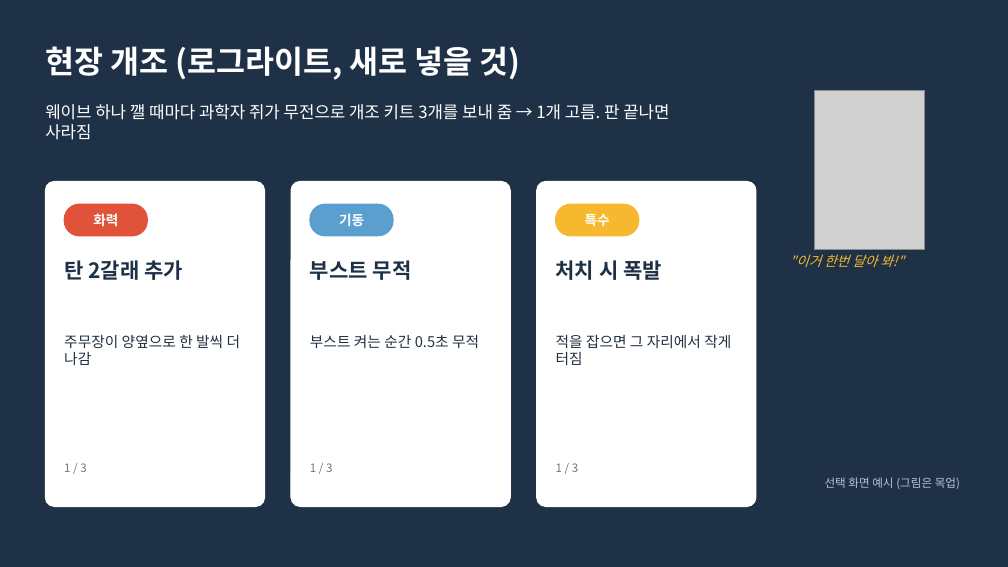
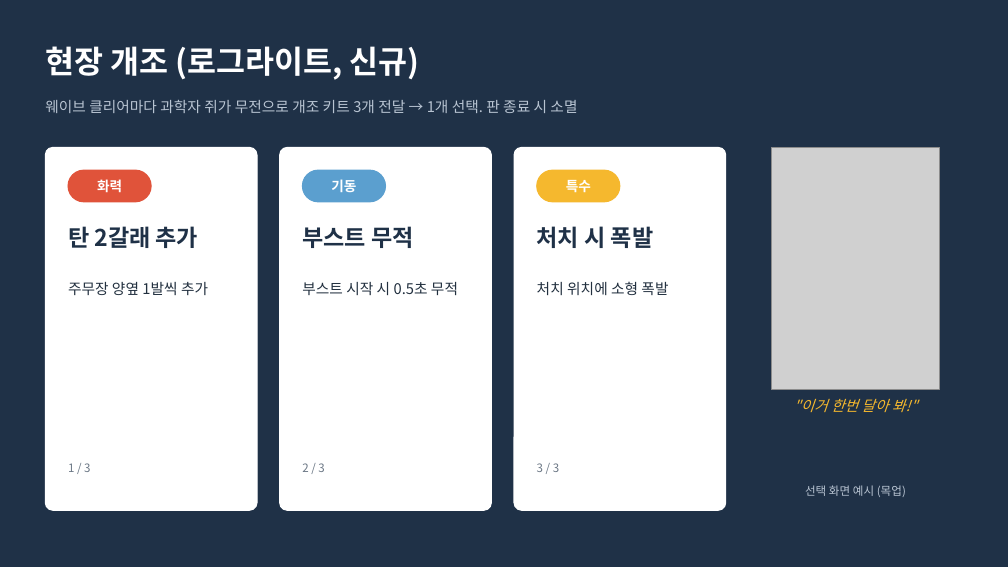
Before and after one commit to inory16351/RatPlain, a slide deck: slide 10 of 컨셉기획서.pptx. Drawn at 1008x567 pixels with LibreOffice and Linux fonts; fonts in the diff are those of the drawing; grey boxes stand for pictures. Boxes give left, top, right and bottom in pixels: in the first picture for what was removed or moved away, otherwise in the second. Text is boxed around its words. In the diff, an @@ line names an element or a change of style, - is before the commit and + after.

```diff
--- a/컨셉기획서.pptx
+++ b/컨셉기획서.pptx
@@ title at (45,46,420,80): text changed @@
-현장 개조 (로그라이트, 새로 넣을 것)
+현장 개조 (로그라이트, 신규)
@@ text at (45,100,577,113): text changed; size 16 to 14 pt; text colour #FFFFFF to #B8C4D2 @@
-웨이브 하나 깰 때마다 과학자 쥐가 무전으로 개조 키트 3개를 보내 줌 → 1개 고름. 판 끝나면 사라짐
+웨이브 클리어마다 과학자 쥐가 무전으로 개조 키트 3개 전달 → 1개 선택. 판 종료 시 소멸
@@ rounded rectangle: place and size @@
-rounded rectangle at (45,181,265,507)
+rounded rectangle at (45,147,257,510)
@@ rounded rectangle: place and size @@
-rounded rectangle at (291,181,510,507)
+rounded rectangle at (280,147,492,510)
@@ rounded rectangle: place and size @@
-rounded rectangle at (537,181,756,507)
+rounded rectangle at (514,147,726,510)
@@ picture: place and size @@
-picture at (814,91,925,250)
+picture at (771,147,940,389)
@@ text "화력": place and size @@
-text "화력" at (93,213,118,226)
+text "화력" at (97,179,122,192)
@@ rounded rectangle: place and size @@
-rounded rectangle at (64,204,147,236)
+rounded rectangle at (68,170,151,202)
@@ text "기동": place and size @@
-text "기동" at (339,213,364,226)
+text "기동" at (331,179,356,192)
@@ rounded rectangle: place and size @@
-rounded rectangle at (310,204,393,236)
+rounded rectangle at (302,170,386,202)
@@ text "특수": place and size @@
-text "특수" at (585,214,610,227)
+text "특수" at (566,180,591,193)
@@ rounded rectangle: place and size @@
-rounded rectangle at (556,204,639,236)
+rounded rectangle at (537,170,620,202)
@@ proportions changed in 6 elements at (45,147,257,510), (280,147,492,510), (68,170,151,202), (302,170,386,202), (514,147,726,510), (537,170,620,202) @@
@@ text "탄 2갈래 추가": place and size @@
-text "탄 2갈래 추가" at (64,260,183,280)
+text "탄 2갈래 추가" at (68,226,198,248)
@@ text "부스트 무적": place and size @@
-text "부스트 무적" at (310,260,412,280)
+text "부스트 무적" at (302,226,413,248)
@@ size 20 to 22 pt in 3 elements at (68,226,198,248), (302,226,413,248), (537,226,653,248) @@
@@ text "처치 시 폭발": place and size @@
-text "처치 시 폭발" at (556,260,662,280)
+text "처치 시 폭발" at (537,226,653,248)
@@ text at (68,282,208,295): text changed @@
-주무장이 양옆으로 한 발씩 더 나감
+주무장 양옆 1발씩 추가
@@ text at (302,282,458,295): text changed @@
-부스트 켜는 순간 0.5초 무적
+부스트 시작 시 0.5초 무적
@@ text added at (537,282,668,295), 14 pt, text #22303F @@
+처치 위치에 소형 폭발
@@ text removed at (556,335,731,365) @@
-적을 잡으면 그 자리에서 작게 터짐
@@ text ""이거 한번 달아 봐!"": place and size @@
-text ""이거 한번 달아 봐!"" at (790,254,903,267)
+text ""이거 한번 달아 봐!"" at (794,399,917,412)
@@ text ""이거 한번 달아 봐!"" at (794,399,917,412): size 13 to 14 pt @@
@@ text "1 / 3": place and size @@
-text "1 / 3" at (64,463,86,472)
+text "1 / 3" at (68,463,90,472)
@@ text at (302,463,324,472): text changed @@
-1 / 3
+2 / 3
@@ text at (537,463,559,472): text changed @@
-1 / 3
+3 / 3
@@ text at (805,485,906,497): text changed @@
-선택 화면 예시 (그림은 목업)
+선택 화면 예시 (목업)
```
Also in this commit, not shown: 18 other slides changed, 1 other file.
